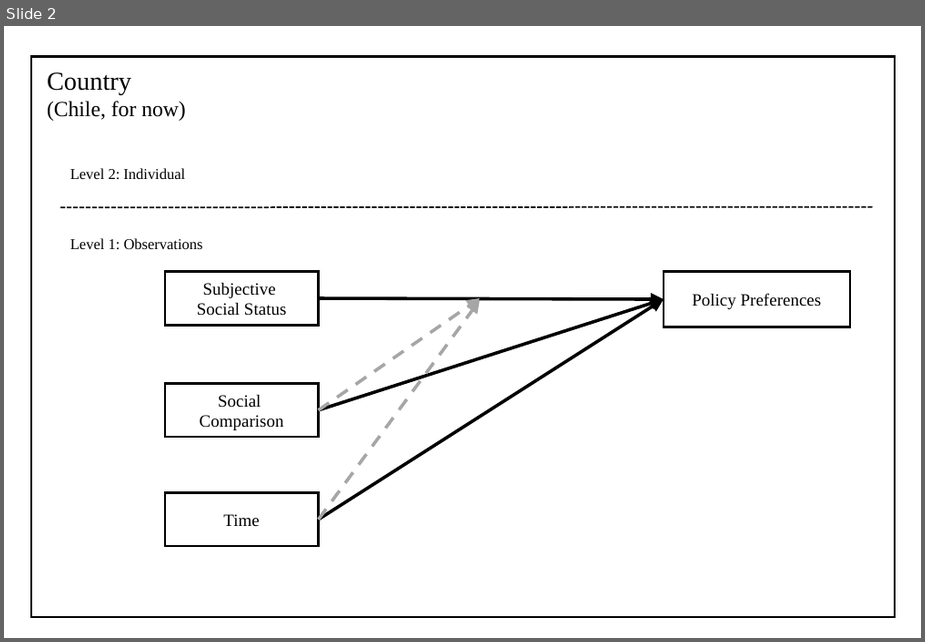
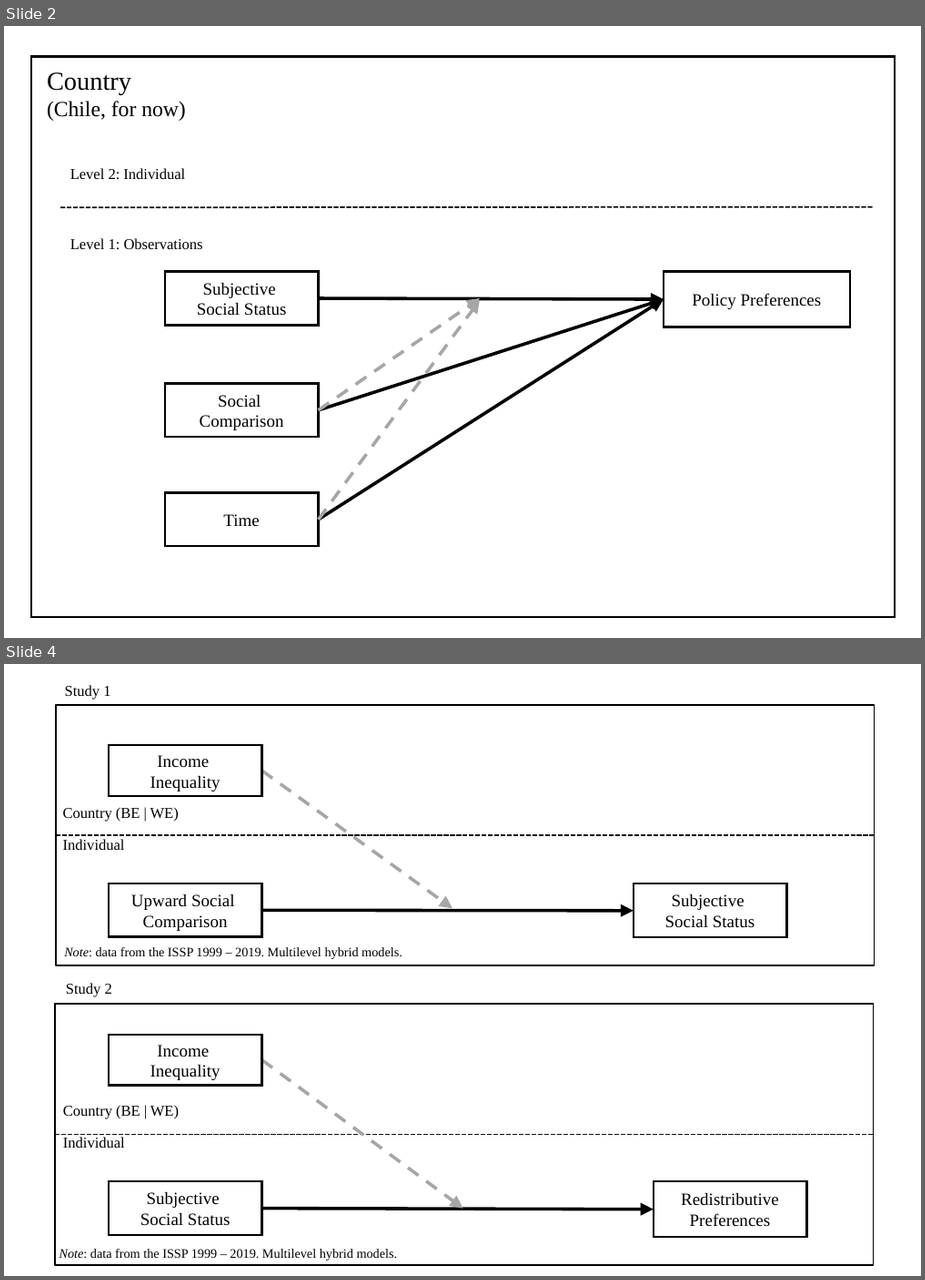
Before and after one commit to phd-bigsss/presentations-phd, a slide deck: proposal-workshop/images/scheme.pptx. Shown one above the other, each under a label of ours: slide 2 before the commit, slides 2 and 4 after it; the slides between them are not shown. The pictures are 925x642 and 925x1280 pixels, drawn with LibreOffice and Linux fonts; fonts in the diff are those of the drawing. Boxes give left, top, right and bottom in pixels: in the first picture for what was removed or moved away, otherwise in the second. Text is boxed around its words. In the diff, an @@ line names an element or a change of style, - is before the commit and + after.

```diff
--- a/proposal-workshop/images/scheme.pptx
+++ b/proposal-workshop/images/scheme.pptx
@@ slide 4 added at (4,664,921,1276), background #FFFFFF @@
@@ text added at (65,685,110,699), 7 pt, text #000000 @@
+Study 1
@@ rectangle added at (55,704,873,965), outline #000000 0.75 pt @@
@@ rectangle added at (108,745,262,796), fill #FFFFFF, outline #000000 1 pt, 8 pt, text #000000 @@
+Income
+Inequality
@@ arrow added from (262, 771) to (453, 908), #A6A6A6 1.5 pt dashed @@
@@ text added at (63,807,179,821), 7 pt, text #000000 @@
+Country (BE | WE)
@@ line added from (55, 835) to (875, 835), #0D0D0D 0.75 pt dashed @@
@@ text added at (63,839,125,850), 7 pt, text #000000 @@
+Individual
@@ rectangle added at (108,882,262,935), fill #FFFFFF, outline #000000 1 pt, 8 pt, text #000000 @@
+Upward Social
+Comparison
@@ arrow added from (262, 909) to (633, 911), #000000 1.5 pt @@
@@ rectangle added at (633,882,787,935), fill #FFFFFF, outline #000000 1 pt, 8 pt, text #000000 @@
+Subjective
+Social Status
@@ text added at (64,947,403,959), 6 pt, text #000000 @@
+Note: data from the ISSP 1999 – 2019. Multilevel hybrid models.
@@ text added at (66,982,112,996), 7 pt, text #000000 @@
+Study 2
@@ rectangle added at (55,1003,873,1263), outline #000000 0.75 pt @@
@@ rectangle added at (108,1033,262,1084), fill #FFFFFF, outline #000000 1 pt, 8 pt, text #000000 @@
+Income
+Inequality
@@ arrow added from (262, 1060) to (464, 1207), #A6A6A6 1.5 pt dashed @@
@@ text added at (63,1104,179,1118), 7 pt, text #000000 @@
+Country (BE | WE)
@@ line added from (55, 1134) to (873, 1134), #0D0D0D 0.75 pt dashed @@
@@ text added at (63,1136,125,1147), 7 pt, text #000000 @@
+Individual
@@ rectangle added at (108,1181,262,1234), fill #FFFFFF, outline #000000 1 pt, 8 pt, text #000000 @@
+Subjective
+Social Status
@@ rectangle added at (653,1181,807,1236), fill #FFFFFF, outline #000000 1 pt, 8 pt, text #000000 @@
+Redistributive
+Preferences
@@ arrow added from (262, 1207) to (653, 1209), #000000 1.5 pt @@
@@ text added at (60,1248,398,1260), 6 pt, text #000000 @@
+Note: data from the ISSP 1999 – 2019. Multilevel hybrid models.
```
Also in this commit, not shown: 1 slide changed, 2 other slides added, 11 other files.
